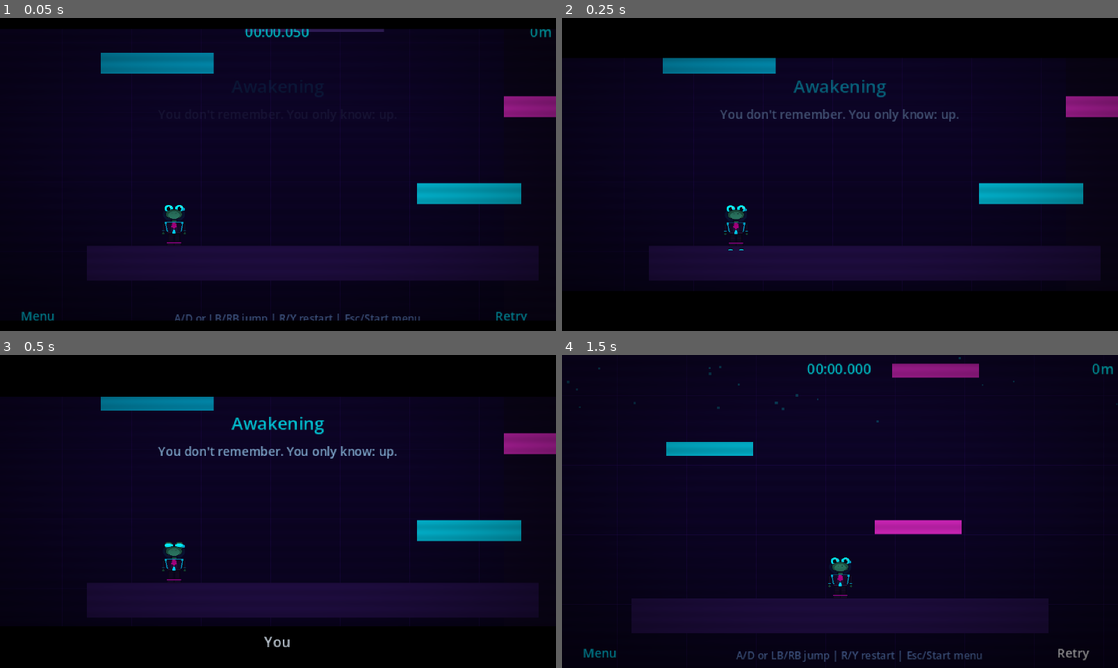
Above: before the commit, frames 1-4 (two rows, left to right).
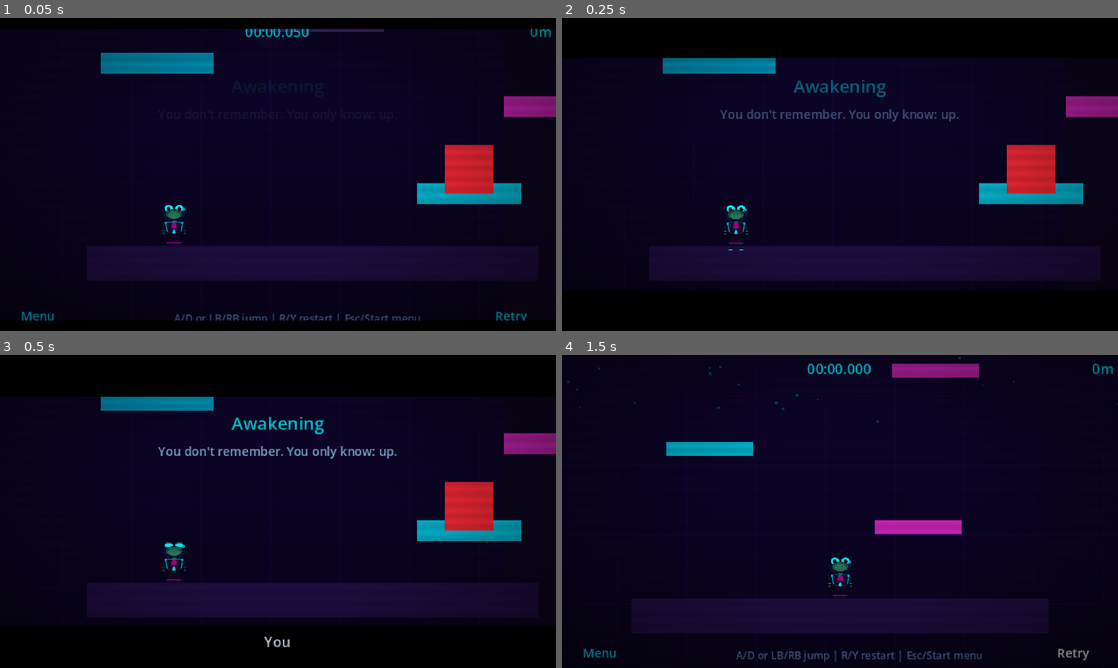
Above: after the commit, the same moments.

Repository: abdulmuhaimin-work/moikopi
Game: Godot game, scene res://scenes/story/level_01.tscn
Two runs of this game, one before a commit and one after it. Both use one fixed random seed, a clock stepped at 60 frames per second and the inputs below. This scene is started directly instead of the project's main scene. Sound files missing from this copy of the repository are replaced by a short silence.
Inputs:
- Up to frame 1 (0.05 s): no input
- Up to frame 2 (0.25 s): no input
- Up to frame 3 (0.5 s): no input
- Up to frame 4 (1.5 s): click "Retry" at 0.5 s; click "Retry" at 1.25 s

The runs differ from the first frame. In frame 1, 1.4% of the frame differs, in the area x 80-89%, y 40-57%; in frame 2, 1.4%; in frame 3, 1.4%; in frame 4, nothing differs.

Commit message:
feat: added deadly obstacle

Diff:
--- /dev/null
+++ b/scenes/story/Opponent.tscn
@@ -0,0 +1,22 @@
+[gd_scene load_steps=3 format=3]
+
+[ext_resource type="Script" path="res://scripts/opponent.gd" id="1_opponent"]
+
+[sub_resource type="RectangleShape2D" id="RectangleShape2D"]
+size = Vector2(28, 28)
+
+[node name="Opponent" type="Area2D"]
+collision_layer = 0
+collision_mask = 1
+script = ExtResource("1_opponent")
+
+[node name="CollisionShape2D" type="CollisionShape2D" parent="."]
+shape = SubResource("RectangleShape2D")
+position = Vector2(-14, -14)
+
+[node name="Visual" type="ColorRect" parent="."]
+offset_left = -14.0
+offset_top = -14.0
+offset_right = 14.0
+offset_bottom = 14.0
+color = Color(0.9, 0.15, 0.2, 1)
--- a/scenes/story/level_01.tscn
+++ b/scenes/story/level_01.tscn
@@ -7,8 +7,9 @@
 [ext_resource type="PackedScene" path="res://scenes/story/Goal.tscn" id="5_goal"]
 [ext_resource type="PackedScene" path="res://scenes/story/CutsceneTrigger.tscn" id="6_cutscene"]
 [ext_resource type="PackedScene" path="res://scenes/effects/scanline_overlay.tscn" id="7_scanline"]
+[ext_resource type="PackedScene" path="res://scenes/story/Opponent.tscn" id="8_opponent"]
 
-[node name="Level01" type="Node2D"]
+[node name="Level01" type="Node2D" unique_id=1726114282]
 script = ExtResource("1_story")
 camera_limit_left = -20
 camera_limit_top = -100
@@ -20,57 +21,58 @@
 chapter_subtitle = "You don't remember. You only know: up."
 goal_message = "First goal. The Stack awaits."
 
-[node name="Background" parent="." instance=ExtResource("2_bg")]
+[node name="Background" parent="." unique_id=1619861139 instance=ExtResource("2_bg")]
 
-[node name="Platforms" type="Node2D" parent="."]
+[node name="Platforms" type="Node2D" parent="." unique_id=1174641671]
 
-[node name="Ground" parent="Platforms" instance=ExtResource("4_platform")]
+[node name="Ground" parent="Platforms" unique_id=2081404801 instance=ExtResource("4_platform")]
 position = Vector2(160, 170)
 platform_width = 260.0
 platform_height = 20.0
 platform_color = Color(0.12, 0.05, 0.25, 1)
 
-[node name="Right1" parent="Platforms" instance=ExtResource("4_platform")]
+[node name="Right1" parent="Platforms" unique_id=899347877 instance=ExtResource("4_platform")]
 position = Vector2(250, 130)
 platform_width = 60.0
-platform_color = Color(0, 0.75, 0.85, 0.9)
 
-[node name="Mid" parent="Platforms" instance=ExtResource("4_platform")]
+[node name="Opponent" parent="." instance=ExtResource("8_opponent")]
+position = Vector2(250, 116)
+
+[node name="Mid" parent="Platforms" unique_id=1363724820 instance=ExtResource("4_platform")]
 position = Vector2(305, 80)
 platform_width = 70.0
 platform_color = Color(0.85, 0.15, 0.75, 0.9)
 
-[node name="Left1" parent="Platforms" instance=ExtResource("4_platform")]
+[node name="Left1" parent="Platforms" unique_id=1575406056 instance=ExtResource("4_platform")]
 position = Vector2(70, 55)
 platform_width = 65.0
 platform_color = Color(0, 0.65, 0.8, 0.9)
 
-[node name="Top" parent="Platforms" instance=ExtResource("4_platform")]
+[node name="Top" parent="Platforms" unique_id=1386102156 instance=ExtResource("4_platform")]
 position = Vector2(161, 31)
 platform_color = Color(0.25, 0.15, 0.45, 0.95)
 
-[node name="PlayerStart" type="Marker2D" parent="."]
+[node name="PlayerStart" type="Marker2D" parent="." unique_id=1622737562]
 position = Vector2(80, 149)
 
-[node name="Goal" parent="." instance=ExtResource("5_goal")]
+[node name="Goal" parent="." unique_id=902114933 instance=ExtResource("5_goal")]
 position = Vector2(160, -45)
 
-[node name="Intro" parent="." instance=ExtResource("6_cutscene")]
+[node name="Intro" parent="." unique_id=874062643 instance=ExtResource("6_cutscene")]
 position = Vector2(130, 155)
 cutscene_text = "You opened your eyes at the bottom of something vast."
-display_duration = 3.0
 mode = 1
 
-[node name="Ambient1" parent="." instance=ExtResource("6_cutscene")]
-position = Vector2(250, 118)
+[node name="Ambient1" parent="." unique_id=1072479176 instance=ExtResource("6_cutscene")]
+position = Vector2(312, 64)
 cutscene_text = "Hold a direction to charge. Release to jump."
 display_duration = 4.0
 
-[node name="Ambient2" parent="." instance=ExtResource("6_cutscene")]
+[node name="Ambient2" parent="." unique_id=2092978908 instance=ExtResource("6_cutscene")]
 position = Vector2(70, 42)
 cutscene_text = "The walls hum. Something above is pulling you upward."
 display_duration = 4.0
 
-[node name="UI" parent="." instance=ExtResource("3_ui")]
+[node name="UI" parent="." unique_id=751842118 instance=ExtResource("3_ui")]
 
-[node name="ScanlineOverlay" parent="." instance=ExtResource("7_scanline")]
+[node name="ScanlineOverlay" parent="." unique_id=543942950 instance=ExtResource("7_scanline")]
--- a/scripts/game_manager.gd
+++ b/scripts/game_manager.gd
@@ -7,6 +7,7 @@
 
 # When in Story mode, goal/fail UI can show story-flavored text (set by story level)
 var story_goal_message: String = ""
+var story_fail_message: String = ""  # e.g. "Caught!" when killed by opponent
 
 var game_mode: GameMode = GameMode.ENDLESS
 var current_story_level_path: String = ""  # Set when entering story mode
@@ -101,10 +102,19 @@
 
 	# Check death (applies in both RUNNING and ENDLESS)
 	if (game_state == GameState.RUNNING or game_state == GameState.ENDLESS) and player_y > death_y:
-		game_state = GameState.FAILED
-		stats["total_falls"] += 1
+		trigger_death(false)
 		stats["total_height"] += max_height
 		save_data()
+
+
+func trigger_death(killed_by_enemy: bool = false) -> void:
+	if game_state != GameState.RUNNING and game_state != GameState.ENDLESS:
+		return
+	game_state = GameState.FAILED
+	stats["total_falls"] += 1
+	if killed_by_enemy:
+		story_fail_message = "Caught. The Stack doesn't forgive."
+	save_data()
 
 
 func restart() -> void:
@@ -113,6 +123,7 @@
 		stats["total_height"] += max_height
 		save_data()
 	game_state = GameState.NOT_STARTED
+	story_fail_message = ""
 	elapsed_time = 0.0
 	max_height = 0.0
 	charge_percent = 0.0
@@ -133,6 +144,7 @@
 	game_mode = GameMode.ENDLESS
 	current_story_level_path = ""
 	story_goal_message = ""
+	story_fail_message = ""
 	elapsed_time = 0.0
 	max_height = 0.0
 	charge_percent = 0.0
--- /dev/null
+++ b/scripts/opponent.gd
@@ -0,0 +1,12 @@
+extends Area2D
+
+## Touching this opponent kills the player (triggers fail state and restart).
+
+func _ready() -> void:
+	body_entered.connect(_on_body_entered)
+
+
+func _on_body_entered(body: Node2D) -> void:
+	if not body.is_in_group("player"):
+		return
+	GameManager.trigger_death(true)
--- a/scripts/ui.gd
+++ b/scripts/ui.gd
@@ -83,7 +83,9 @@
 	# Fail overlay
 	if GameManager.game_state == GameManager.GameState.FAILED and not fail_panel.visible:
 		fail_panel.visible = true
-		if GameManager.game_mode == GameManager.GameMode.STORY:
+		if GameManager.story_fail_message != "":
+			fail_title.text = GameManager.story_fail_message
+		elif GameManager.game_mode == GameManager.GameMode.STORY:
 			fail_title.text = "Fell. The Stack doesn't forgive."
 		else:
 			fail_title.text = "FELL!"
Not shown, added: scripts/opponent.gd.uid
